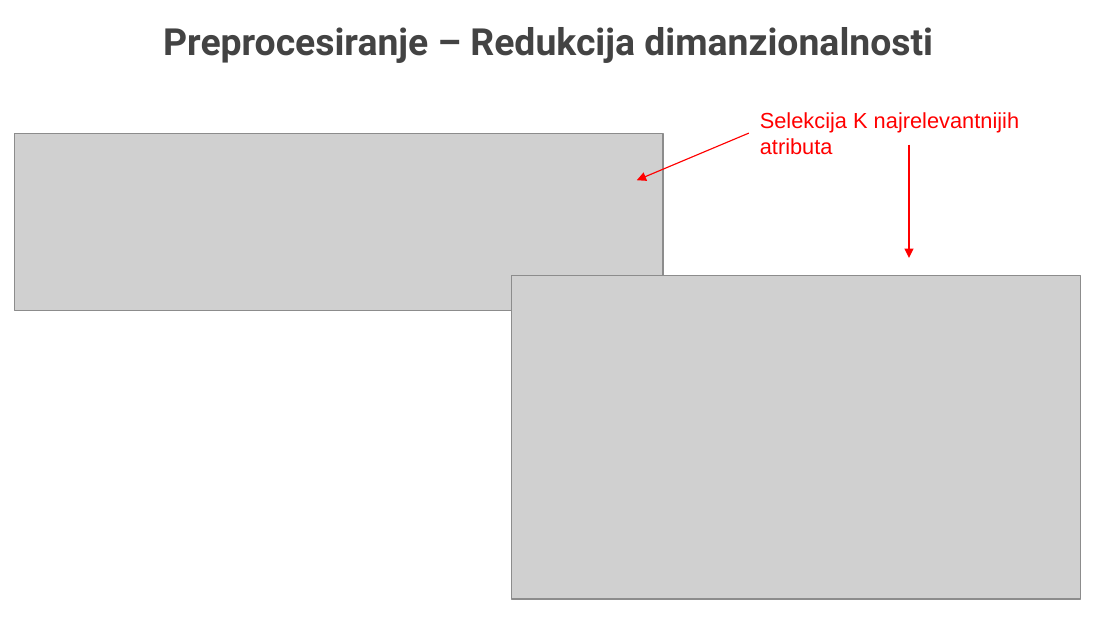
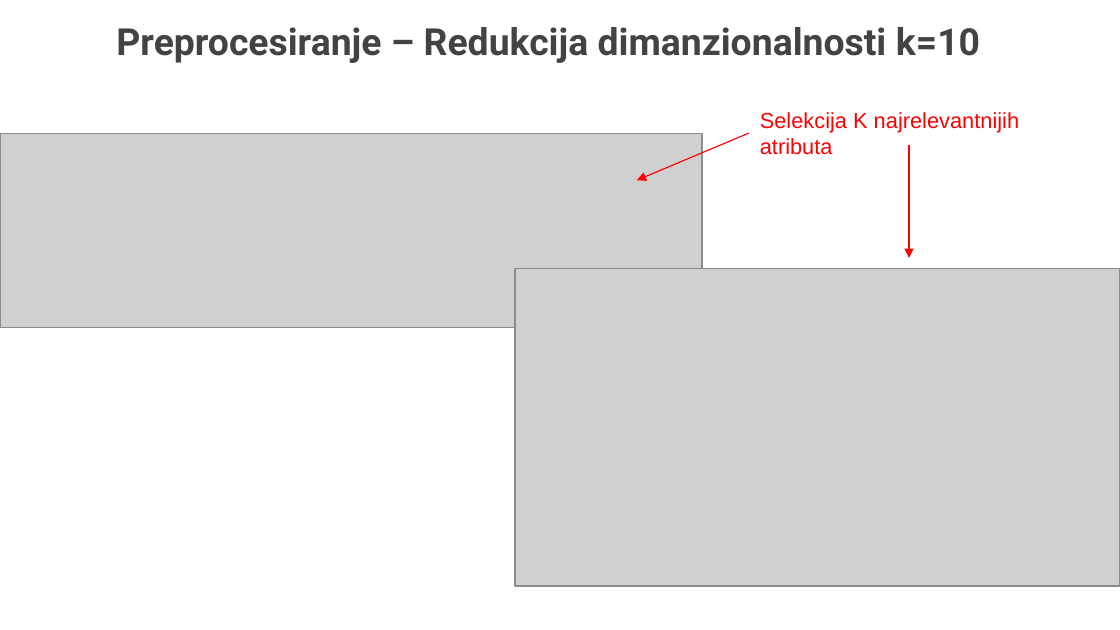
Before and after one commit to danica540/tehnike-i-metode-analize-podaka, a slide deck: slide 8 of Tehnike i metode analize podataka - Danica Djordjevic 1121 Prezentacijaa.pptx (slide 9 before the commit). Drawn at 1120x630 pixels with LibreOffice and Linux fonts; fonts in the diff are those of the drawing; grey boxes stand for pictures; background and template pictures are left out. Boxes give left, top, right and bottom in pixels: in the first picture for what was removed or moved away, otherwise in the second. Text is boxed around its words. In the diff, an @@ line names an element or a change of style, - is before the commit and + after.

```diff
--- a/Tehnike i metode analize podataka - Danica Djordjevic 1121 Prezentacijaa.pptx
+++ b/Tehnike i metode analize podataka - Danica Djordjevic 1121 Prezentacijaa.pptx
@@ title at (x1=116, y1=27, x2=980, y2=63): text changed @@
-Preprocesiranje – Redukcija dimanzionalnosti
+Preprocesiranje – Redukcija dimanzionalnosti k=10
@@ picture resized from (x1=15, y1=133, x2=663, y2=310) to (x1=0, y1=133, x2=702, y2=328) @@
@@ picture resized from (x1=511, y1=276, x2=1080, y2=599) to (x1=515, y1=269, x2=1120, y2=587) @@
```
Also in this commit, not shown: 4 other slides changed, 4 slides added, 7 other files.
